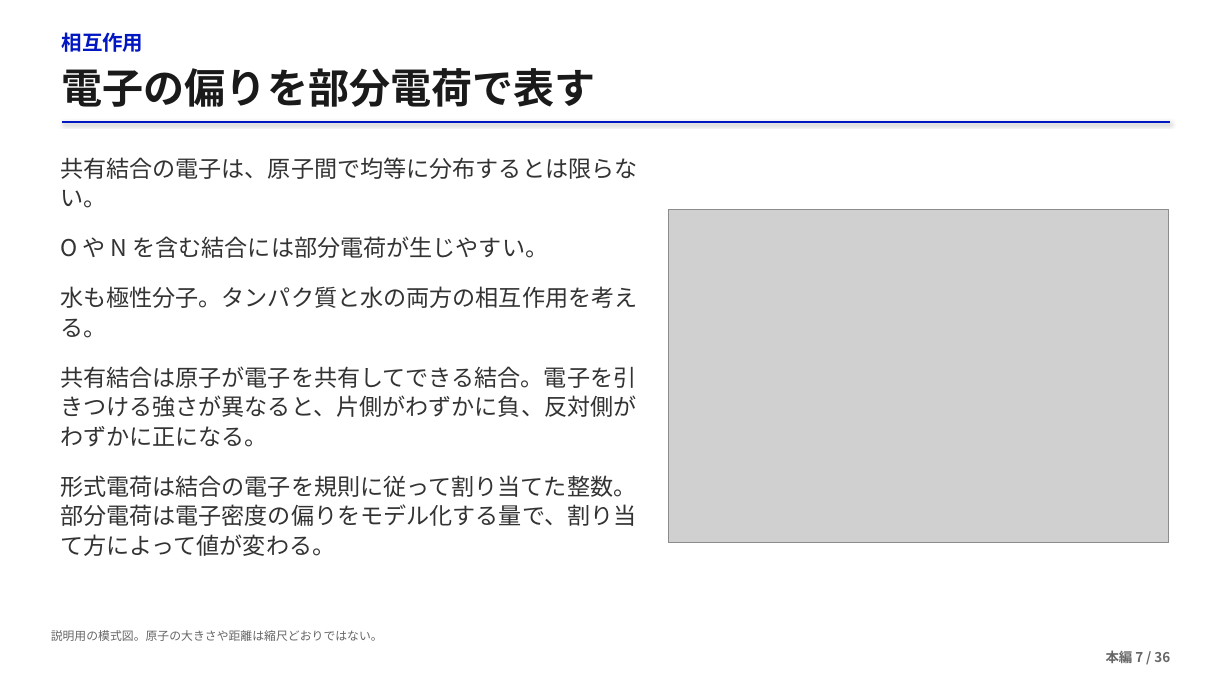
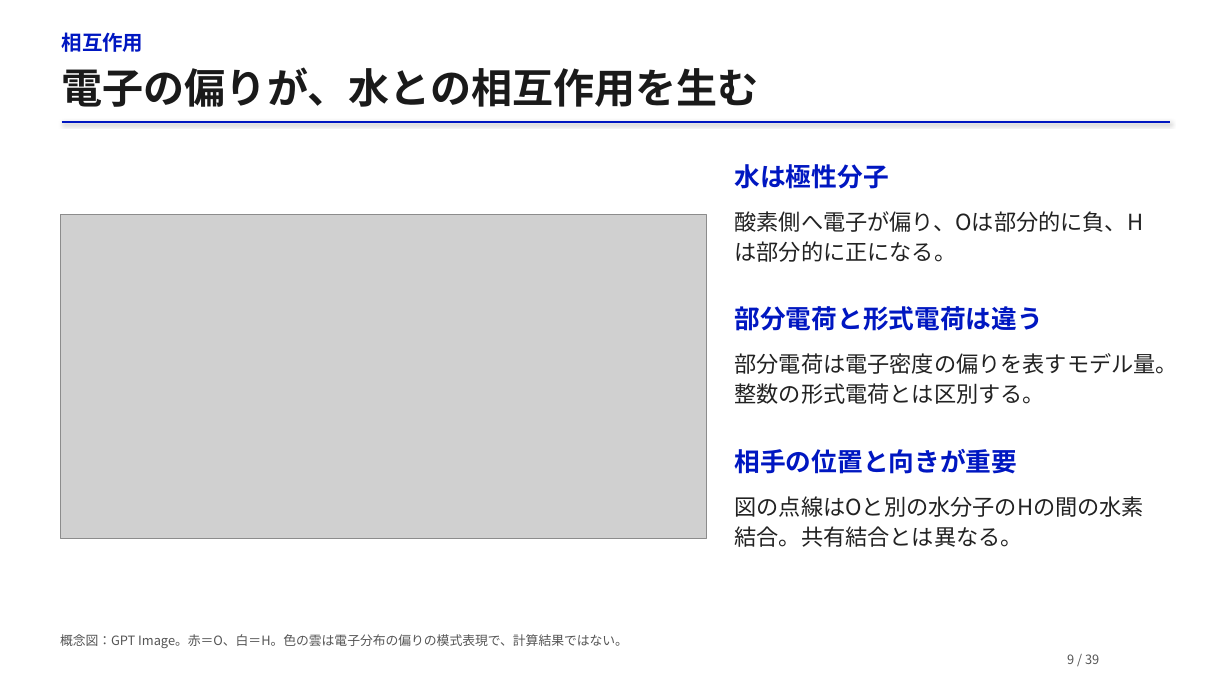
Before and after one commit to matsunagalab/lecture_bioinfo, a slide deck: slide 9 of 03_タンパク質構造の基礎/03_タンパク質構造の基礎.pptx (slide 7 before the commit). Drawn at 1232x693 pixels with LibreOffice and Linux fonts; fonts in the diff are those of the drawing; grey boxes stand for pictures. Boxes give left, top, right and bottom in pixels: in the first picture for what was removed or moved away, otherwise in the second. Text is boxed around its words. In the diff, an @@ line names an element or a change of style, - is before the commit and + after.

```diff
--- a/03_タンパク質構造の基礎/03_タンパク質構造の基礎.pptx
+++ b/03_タンパク質構造の基礎/03_タンパク質構造の基礎.pptx
@@ text at (62, 67, 759, 107): text changed @@
-電子の偏りを部分電荷で表す
+電子の偏りが、水との相互作用を生む
@@ text removed at (60, 157, 638, 208) @@
-共有結合の電子は、原子間で均等に分布するとは限らない。
@@ text at (735, 164, 889, 189): text changed; size 18 to 20 pt; text colour #333333 to #0017C1; bold on @@
-O や N を含む結合には部分電荷が生じやすい。
+水は極性分子
@@ picture removed at (668, 209, 1169, 543) @@
@@ picture added at (60, 215, 707, 539) @@
@@ text at (735, 211, 1144, 262): text changed; size 18 to 17.3 pt; text colour #333333 to #222222 @@
-水も極性分子。タンパク質と水の両方の相互作用を考える。
+酸素側へ電子が偏り、Oは部分的に負、Hは部分的に正になる。
@@ text added at (735, 306, 1043, 331), 20 pt, text #0017C1, bold @@
+部分電荷と形式電荷は違う
@@ text at (735, 353, 1179, 404): text changed; size 18 to 17.3 pt; text colour #333333 to #222222 @@
-形式電荷は結合の電子を規則に従って割り当てた整数。部分電荷は電子密度の偏りをモデル化する量で、割り当て方によって値が変わる。
+部分電荷は電子密度の偏りを表すモデル量。整数の形式電荷とは区別する。
@@ text removed at (60, 366, 637, 447) @@
-共有結合は原子が電子を共有してできる結合。電子を引きつける強さが異なると、片側がわずかに負、反対側がわずかに正になる。
@@ text added at (735, 449, 1018, 474), 20 pt, text #0017C1, bold @@
+相手の位置と向きが重要
@@ text at (735, 496, 1145, 547): text changed; size 9.2 to 17.3 pt; text colour #666666 to #222222 @@
-説明用の模式図。原子の大きさや距離は縮尺どおりではない。
+図の点線はOと別の水分子のHの間の水素結合。共有結合とは異なる。
@@ text added at (60, 634, 628, 648), 10 pt, text #555555 @@
+概念図：GPT Image。赤＝O、白＝H。色の雲は電子分布の偏りの模式表現で、計算結果ではない。
@@ text added at (1067, 654, 1099, 664), 10 pt, text #555555 @@
+9 / 39
@@ text removed at (1106, 650, 1170, 663) @@
-本編 7 / 36
```
Also in this commit, not shown: 23 other slides changed, 17 slides added, 14 slides removed, 2 other files.
